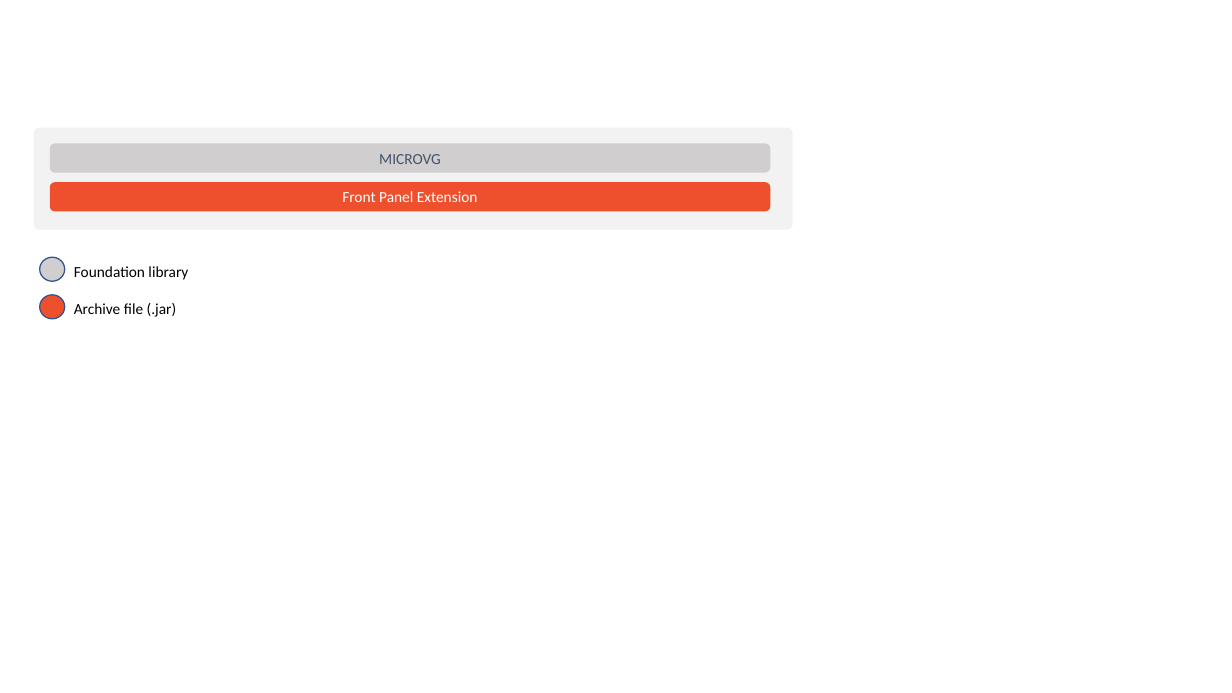
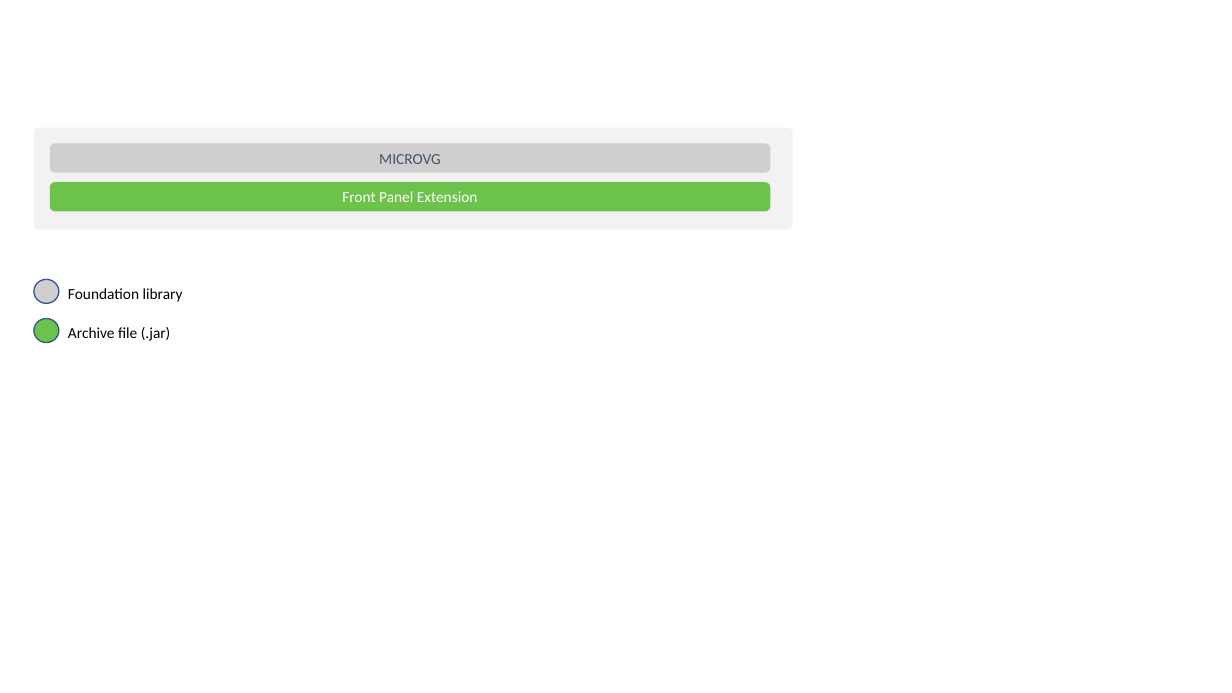
Before and after one commit to MicroEJ/docs, a slide deck: slide 2 of VEEPortingGuide/images/vgLL.pptx. Drawn at 1232x693 pixels with LibreOffice and Linux fonts; fonts in the diff are those of the drawing. Boxes give left, top, right and bottom in pixels: in the first picture for what was removed or moved away, otherwise in the second. Text is boxed around its words. In the diff, an @@ line names an element or a change of style, - is before the commit and + after.

```diff
--- a/VEEPortingGuide/images/vgLL.pptx
+++ b/VEEPortingGuide/images/vgLL.pptx
@@ rounded rectangle "Front Panel Extension" at <box>50,182,771,211</box>: fill #EE502E to #6CC24A @@
@@ ellipse: place and size @@
-ellipse at <box>40,257,65,281</box>
+ellipse at <box>34,279,59,303</box>
@@ text "Foundation library": place and size @@
-text "Foundation library" at <box>74,266,188,280</box>
+text "Foundation library" at <box>68,288,183,302</box>
@@ ellipse at <box>34,319,59,343</box>: fill #EE502E to #6CC24A @@
@@ ellipse: place and size @@
-ellipse at <box>40,295,65,319</box>
+ellipse at <box>34,319,59,343</box>
@@ text "Archive file (.jar)": place and size @@
-text "Archive file (.jar)" at <box>74,303,177,317</box>
+text "Archive file (.jar)" at <box>68,327,171,341</box>
```
Also in this commit, not shown: 7 other slides changed, 16 other files.
